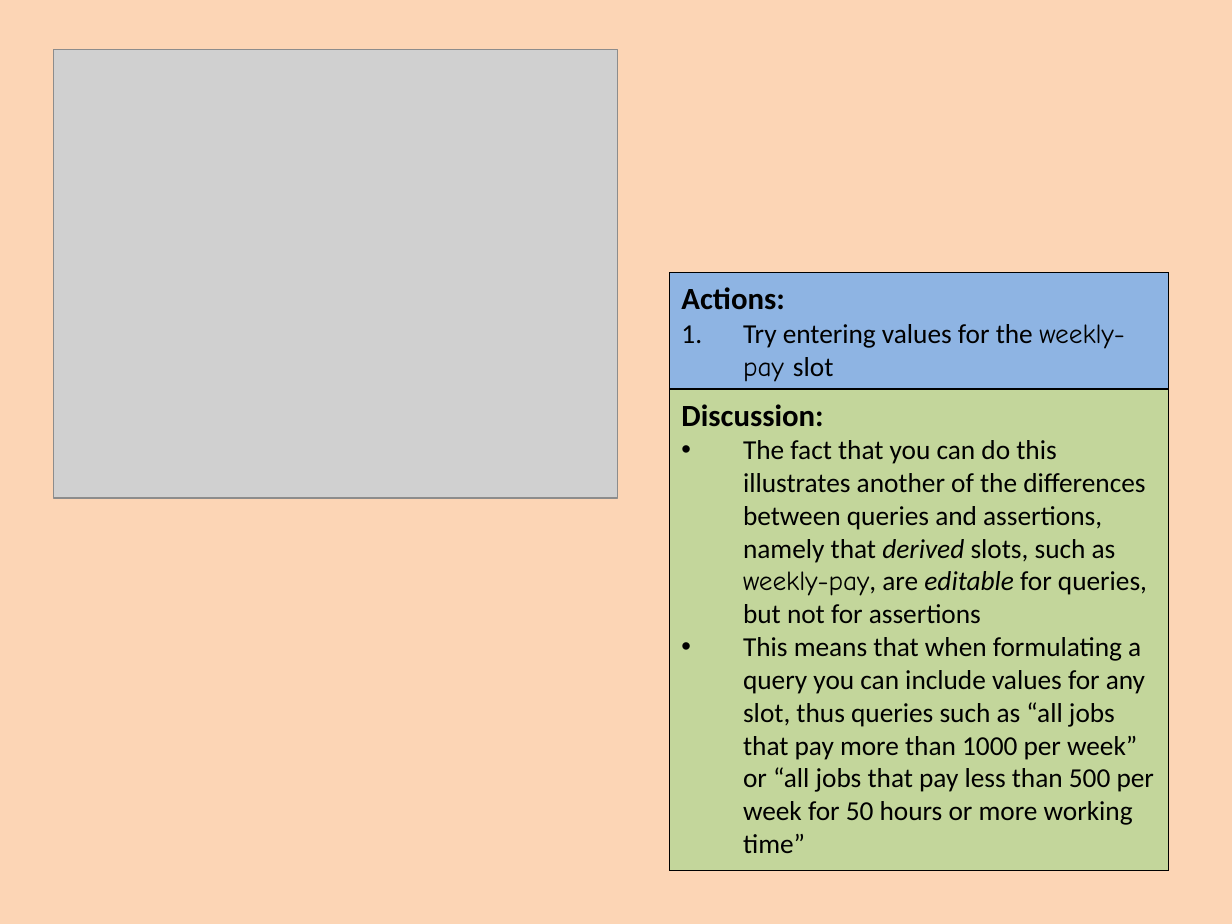
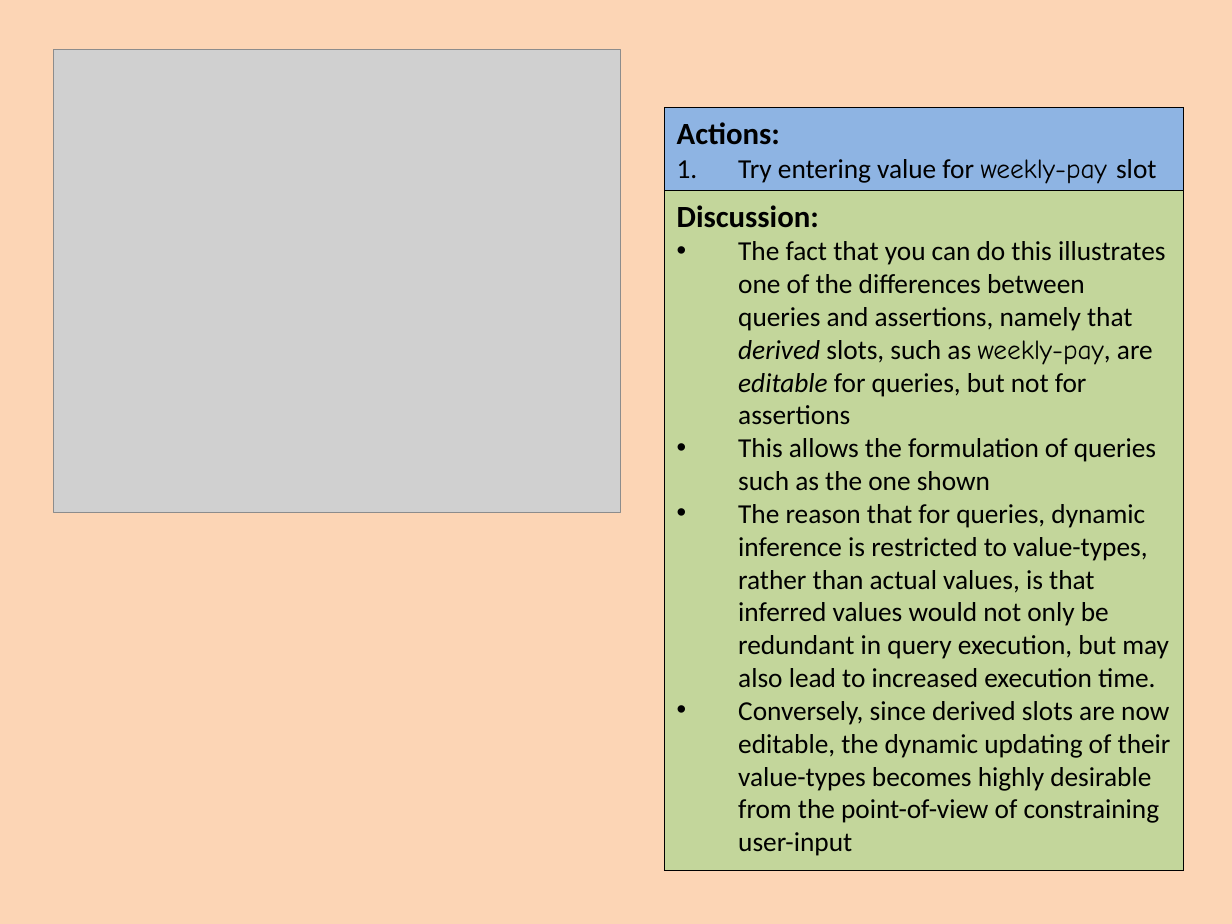
Before and after one commit to colin-puleston/mekon-hobo, a slide deck: slide 53 of docs/MEKON-HOBO Introductory Tutorial.pptx (slide 52 before the commit). Drawn at 1232x924 pixels with LibreOffice and Linux fonts; fonts in the diff are those of the drawing; grey boxes stand for pictures. Boxes give left, top, right and bottom in pixels: in the first picture for what was removed or moved away, otherwise in the second. Text is boxed around its words. In the diff, an @@ line names an element or a change of style, - is before the commit and + after.

```diff
--- a/docs/MEKON-HOBO Introductory Tutorial.pptx
+++ b/docs/MEKON-HOBO Introductory Tutorial.pptx
@@ picture: place and size @@
-picture at bbox=[53, 49, 617, 498]
+picture at bbox=[53, 49, 620, 513]
@@ rectangle "Actions:": place and size @@
-rectangle "Actions:" at bbox=[669, 272, 1169, 388]
+rectangle "Actions:" at bbox=[664, 108, 1183, 191]
@@ text in rectangle at bbox=[738, 159, 1156, 184]: text changed @@
-1. Try entering values for the weekly-pay slot
+1. Try entering value for weekly-pay slot
@@ rectangle "Discussion:": place and size @@
-rectangle "Discussion:" at bbox=[669, 389, 1169, 870]
+rectangle "Discussion:" at bbox=[664, 191, 1183, 871]
@@ text in rectangle at bbox=[738, 241, 1171, 856]: text changed @@
-• The fact that you can do this illustrates another of the differences between queries and assertions, namely that derived slots, such as weekly-pay, are editable for queries, but not for assertions
-• This means that when formulating a query you can include values for any slot, thus queries such as “all jobs that pay more than 1000 per week” or “all jobs that pay less than 500 per week for 50 hours or more working time”
+• The fact that you can do this illustrates one of the differences between queries and assertions, namely that derived slots, such as weekly-pay, are editable for queries, but not for assertions
+• This allows the formulation of queries such as the one shown
+• The reason that for queries, dynamic inference is restricted to value-types, rather than actual values, is that inferred values would not only be redundant in query execution, but may also lead to increased execution time.
+• Conversely, since derived slots are now editable, the dynamic updating of their value-types becomes highly desirable from the point-of-view of constraining user-input
```
Also in this commit, not shown: 3 other slides changed, 1 slide added, 1 slide removed.
